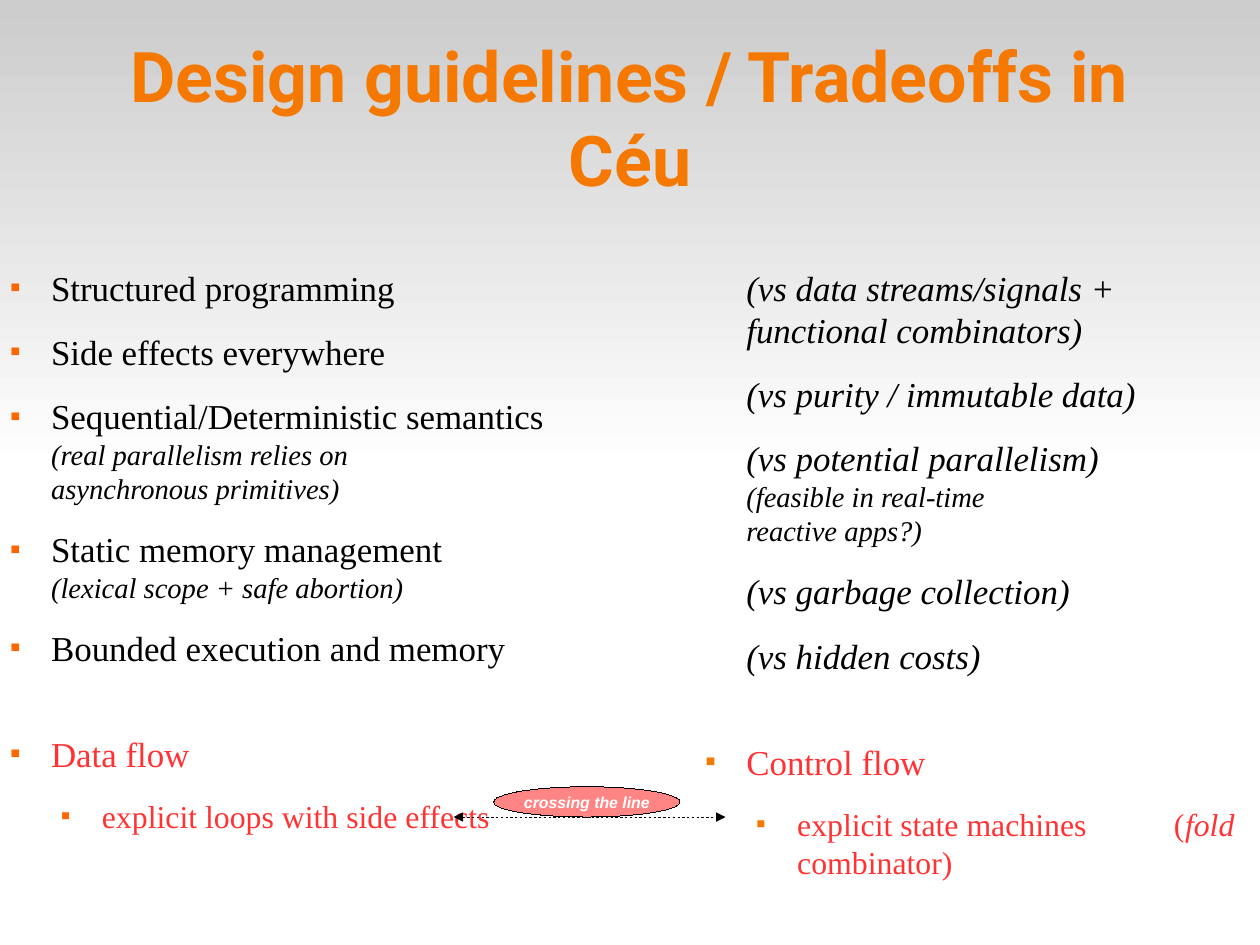
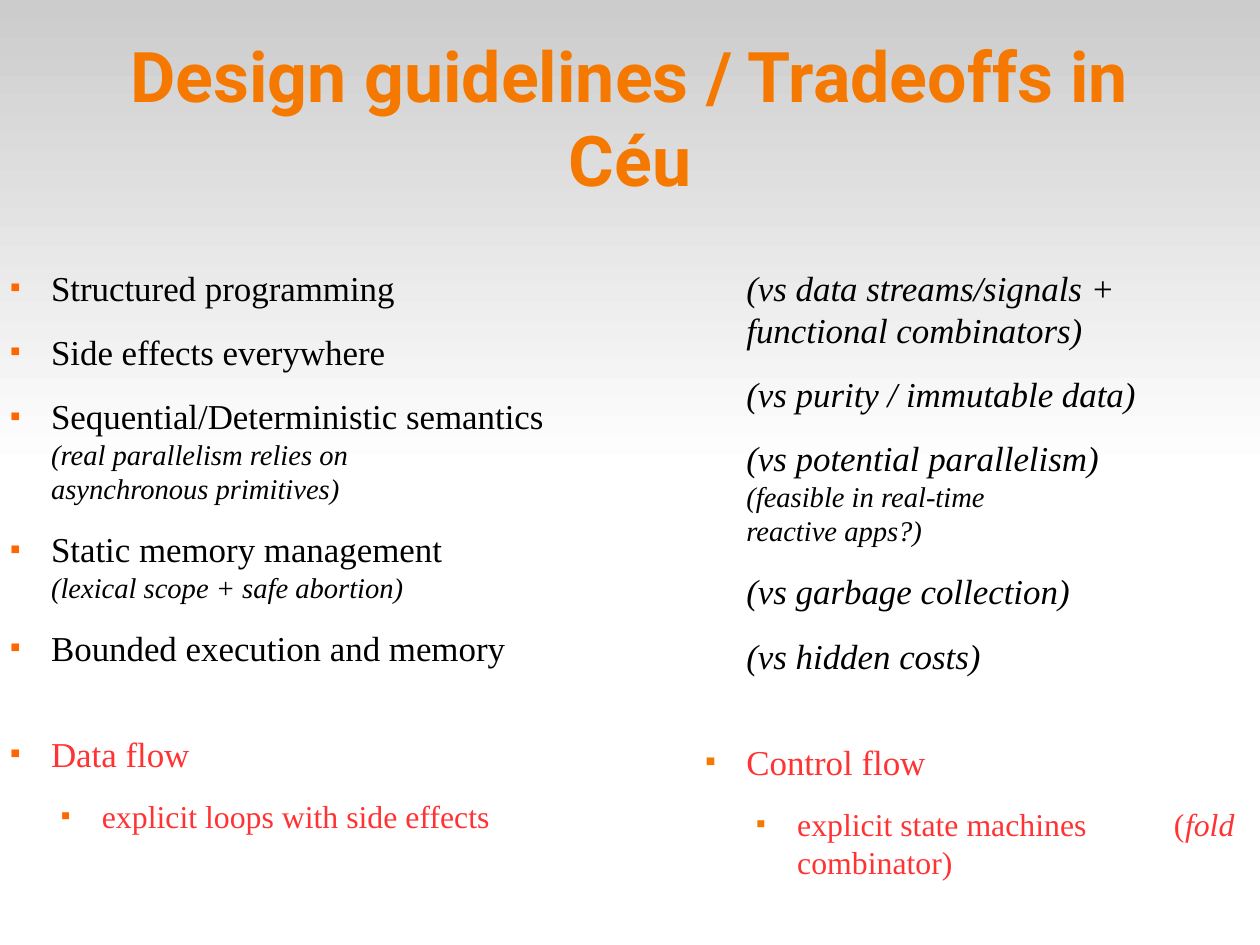
Before and after one commit to fsantanna-no/ceu-docs, a slide deck: slide 14 of ceu_curryon.odp. Drawn at 1260x945 pixels with LibreOffice and Linux fonts; fonts in the diff are those of the drawing. Boxes give left, top, right and bottom in pixels: in the first picture for what was removed or moved away, otherwise in the second. Text is boxed around its words. In the diff, an @@ line names an element or a change of style, - is before the commit and + after.

```diff
--- a/ceu_curryon.odp
+++ b/ceu_curryon.odp
@@ ellipse removed at [494, 787, 680, 816] @@
-crossing the line
@@ double arrow removed from (454, 818) to (726, 818) @@
```
Also in this commit, not shown: 9 other slides changed.
